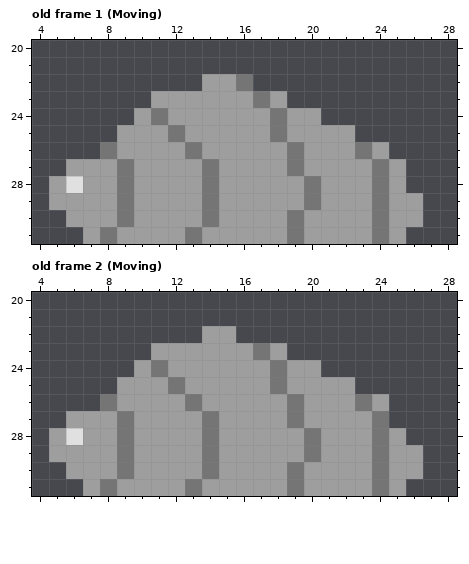
File history of a pixel-art file, dots/Aseprite drawings/Enemy01.aseprite. The picture above was drawn from the file before the commit.
32x32 pixels, 21 frames. Shown: old frame 1 (Moving): x 4..28, y 20..31; old frame 2 (Moving): x 4..28, y 20..31. The commit also changed other frames, which this record leaves out.
Once edited:
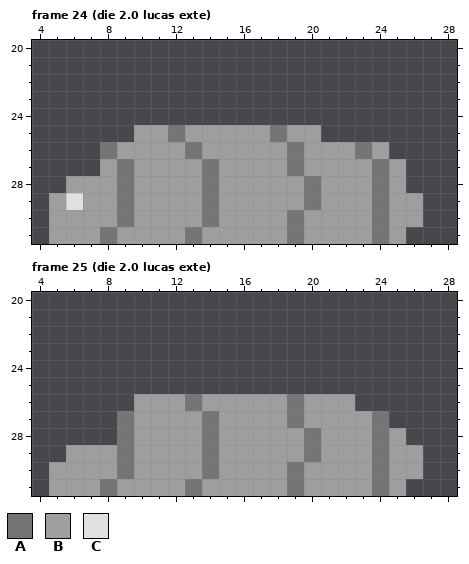
Palette (. is transparent): A #757575  B #9e9e9e  C #e0e0e0
A new or re-ordered frame is compared with the old frame closest to it.
From the commit log: Background change Made the sun 2 deminsional removed lucas mistakes and yea
What changed:
frames 21 -> 32
Frame 24 (die 2.0 lucas exte) is new; against old frame 1 (Moving):
The edit adds colour B in row 30 at x 5; in row 31 at x 5 to 6.
Colour C gives way to colour B in row 28 at x 6.
Colour B gives way to colour C in row 29 at x 6.
Colour A is gone in row 22 at x 16; in row 23 at x 17; in row 24 at x 11 and 18.
Colour B is gone in row 22 at x 14 to 15; in row 23 at x 11 to 16 and 18; in row 24 at x 10, 12 to 17 and 19 to 20; in row 25 at x 9 and 21 to 22; in row 27 at x 6 to 7; in row 28 at x 5.
Frame 25 (die 2.0 lucas exte) is new; against old frame 2 (Moving):
The edit adds colour B in row 30 at x 5; in row 31 at x 5 to 6.
Colour A is gone in row 23 at x 17; in row 24 at x 11 and 18; in row 25 at x 12 and 18; in row 26 at x 8 and 23.
Colour B is gone in row 22 at x 14 to 15; in row 23 at x 11 to 16 and 18; in row 24 at x 10, 12 to 17 and 19 to 20; in row 25 at x 9 to 11, 13 to 17 and 19 to 22; in row 26 at x 9 and 24; in row 27 at x 6 to 8.
Colour B is gone in row 28 at x 5 and 7 to 8; in row 29 at x 5.
Colour C is gone in row 28 at x 6.
Pixel boxes of the changes (left, top, right, bottom) in both pictures:
changed: (49, 74, 355, 244)
changed: (49, 326, 389, 496)
